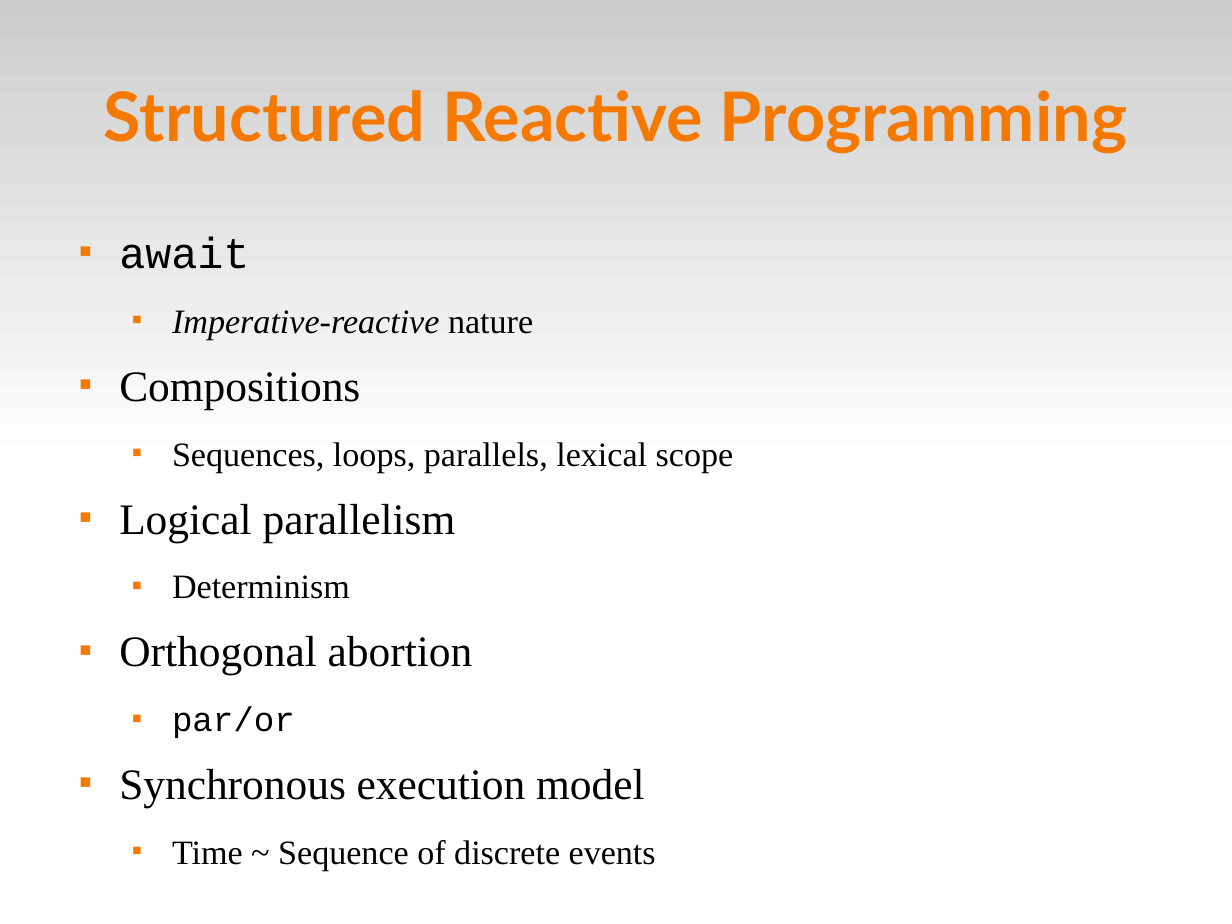
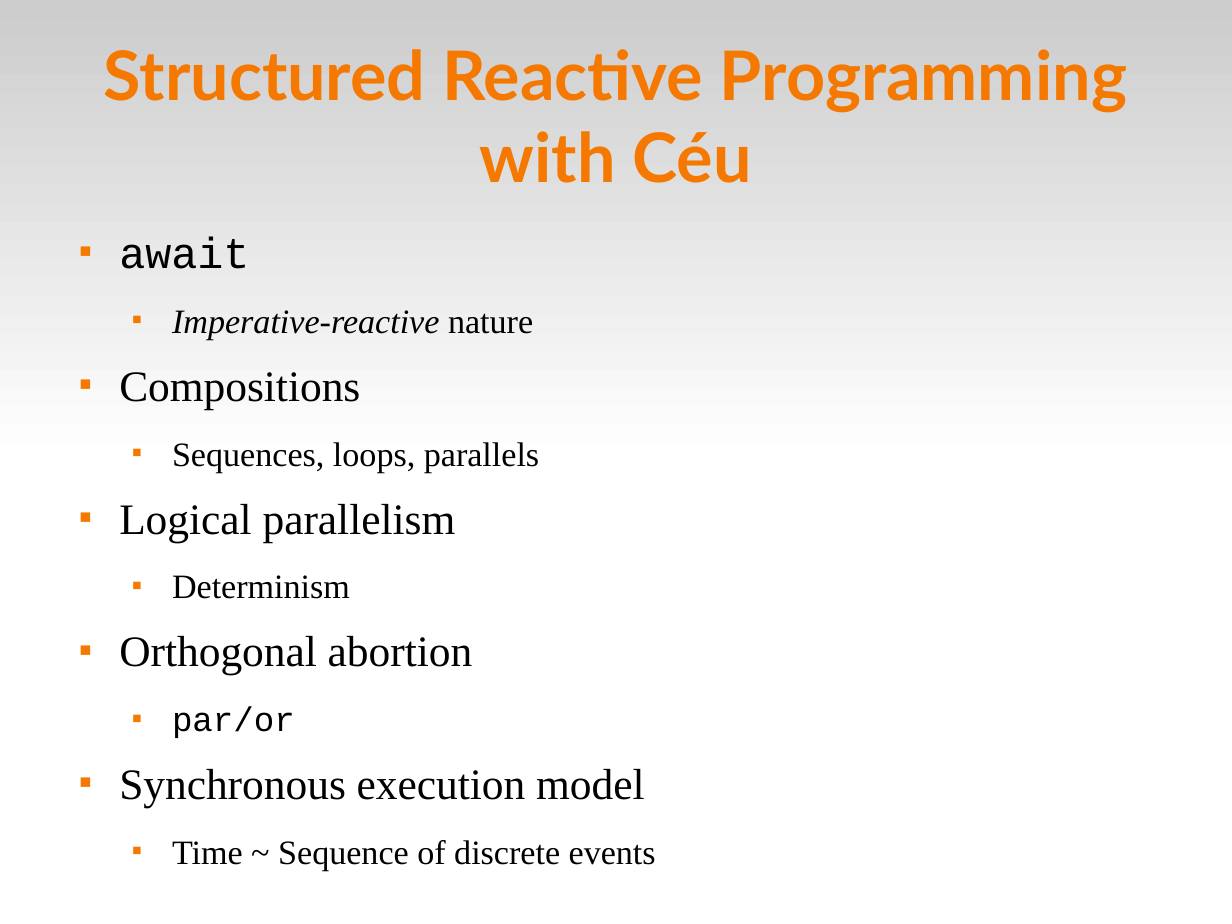
Before and after one commit to fsantanna-no/ceu-docs, a slide deck: slide 6 of ceu_stl.odp (slide 5 before the commit). Drawn at 1232x924 pixels with LibreOffice and Linux fonts; fonts in the diff are those of the drawing. Boxes give left, top, right and bottom in pixels: in the first picture for what was removed or moved away, otherwise in the second. Text is boxed around its words. In the diff, an @@ line names an element or a change of style, - is before the commit and + after.

```diff
--- a/ceu_stl.odp
+++ b/ceu_stl.odp
@@ title at [104,49,1127,183]: text changed @@
-Structured Reactive Programming
+Structured Reactive Programming with Céu
@@ text at [172,442,539,473]: text changed @@
-  ■ Sequences, loops, parallels, lexical scope
+  ■ Sequences, loops, parallels
```
Also in this commit, not shown: 4 other slides changed, 16 slides added, 3 slides removed, 6 other files.
